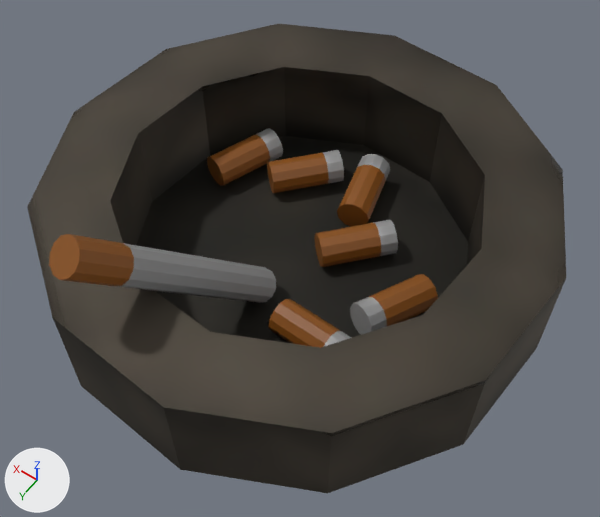
The FBX model Assets/Models/popielniczka.fbx as it was, and as the next commit left it.
Camera for both pictures: a 50 mm lens placed at (0.713, -0.575, 2.403), pointed at (0.873, -0.799, 2.052). The lights are fixed; the arrows at lower left show +X, +Y and +Z. The older version comes first.

Before the edit, the objects in view are built like this:
```python
me_cylinder_013 = bpy.data.meshes.new('Cylinder.013')
me_cylinder_013.from_pydata(...)  # 312 vertices, 232 faces; spans x 0.748..1.023, y -0.954..-0.679, z 2.0..2.137
# faces by material slot: [182, 50]
me_cylinder_013.materials.append(mat_papieros)  # picture img_material_base_color
me_cylinder_013.materials.append(mat_popielniczka)  # picture img_popielniczkauvtest_png
ob_main_szlug_007 = bpy.data.objects.new('main_szlug.007', me_cylinder_013)
ob_main_szlug_007.location = (0.0, 0.0, 0.0)
```
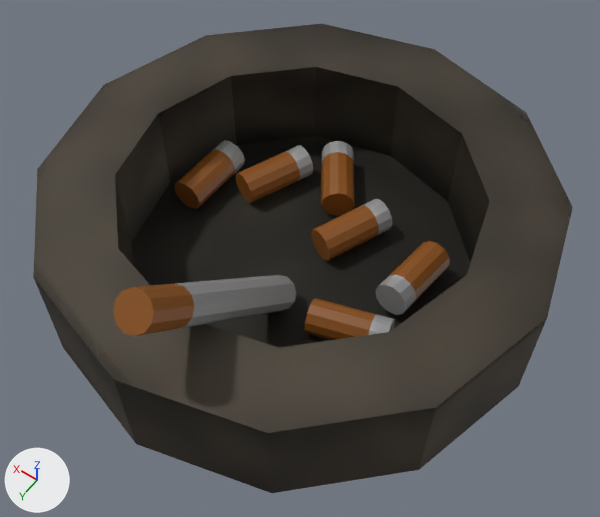
Pixel boxes [x1, y1, x2, y2] of what changed, in the pictures (600 x 517 px; the box of a moved part takes in the faces that stretch with it):
```json
{"object": "main_szlug.007", "change": "reshaped", "before": [27, 24, 566, 493], "after": [33, 23, 573, 493]}
{"part": 1, "of": "me_cylinder_013", "change": "moved or reshaped", "before": [27, 24, 566, 493], "after": [33, 23, 573, 493]}
{"part": 2, "of": "me_cylinder_013", "change": "moved or reshaped", "before": [49, 234, 276, 303], "after": [113, 275, 296, 336]}
{"part": 3, "of": "me_cylinder_013", "change": "moved or reshaped", "before": [207, 128, 283, 186], "after": [236, 145, 313, 203]}
{"part": 4, "of": "me_cylinder_013", "change": "moved or reshaped", "before": [337, 154, 390, 227], "after": [321, 141, 354, 216]}
{"part": 5, "of": "me_cylinder_013", "change": "moved or reshaped", "before": [314, 220, 398, 267], "after": [311, 199, 393, 260]}
{"part": 6, "of": "me_cylinder_013", "change": "moved or reshaped", "before": [268, 299, 351, 348], "after": [304, 298, 395, 340]}
{"part": 7, "of": "me_cylinder_013", "change": "moved or reshaped", "before": [350, 274, 438, 335], "after": [376, 241, 450, 315]}
{"part": 8, "of": "me_cylinder_013", "change": "moved or reshaped", "before": [267, 150, 344, 193], "after": [174, 140, 245, 209]}
```

The change, as JSON lines over the scene's bpy script:
```json
{"block": "me_cylinder_013", "where": "# used by ob_main_szlug_007; location = (0.0, 0.0, 0.0)"}
{"op": "remove", "block": "me_cylinder_013", "code": "me_cylinder_013.from_pydata(...)  # 312 vertices, 232 faces; spans x 0.748..1.023, y -0.954..-0.679, z 2.0..2.137"}
{"op": "add", "block": "me_cylinder_013", "code": "me_cylinder_013.from_pydata(...)  # 312 vertices, 232 faces; spans x 0.745..1.025, y -0.956..-0.676, z 2.0..2.137"}
{"block": "me_cylinder_013", "change": "me_cylinder_013 part 1: the loose piece of 60 vertices spanning x 0.748..1.023, y -0.954..-0.679, z 2.0..2.084 is turned 19 degrees about the z axis through its middle"}
{"block": "me_cylinder_013", "change": "me_cylinder_013 part 2: the loose piece of 36 vertices spanning x 0.877..0.927, y -0.79..-0.685, z 2.028..2.137 is turned 19 degrees about the z axis through its middle, then moved by (-0.027, 0.001, 0.0)"}
{"block": "me_cylinder_013", "change": "me_cylinder_013 part 3: the loose piece of 36 vertices spanning x 0.936..0.969, y -0.877..-0.829, z 2.028..2.048 is turned -2.9 degrees about the z axis through its middle, then moved by (-0.023, 0.001, 0.0)"}
{"block": "me_cylinder_013", "change": "me_cylinder_013 part 4: the loose piece of 36 vertices spanning x 0.863..0.893, y -0.895..-0.848, z 2.028..2.048 is turned 19 degrees about the z axis through its middle, then moved by (0.018, 0.001, 0.0)"}
{"block": "me_cylinder_013", "change": "me_cylinder_013 part 5: the loose piece of 36 vertices spanning x 0.838..0.881, y -0.858..-0.812, z 2.028..2.048 is turned 19 degrees about the z axis through its middle, then moved by (0.007, -0.007, 0.0)"}
{"block": "me_cylinder_013", "change": "me_cylinder_013 part 6: the loose piece of 36 vertices spanning x 0.822..0.867, y -0.782..-0.76, z 2.027..2.048 is turned 19 degrees about the z axis through its middle, then moved by (-0.013, -0.016, 0.0)"}
{"block": "me_cylinder_013", "change": "me_cylinder_013 part 7: the loose piece of 36 vertices spanning x 0.801..0.836, y -0.833..-0.786, z 2.028..2.052 is turned 19 degrees about the z axis through its middle, then moved by (0.001, -0.022, 0.0)"}
{"block": "me_cylinder_013", "change": "me_cylinder_013 part 8: the loose piece of 36 vertices spanning x 0.894..0.937, y -0.887..-0.841, z 2.028..2.048 is turned 40.9 degrees about the z axis through its middle, then moved by (0.046, 0.035, 0.0)"}
```
